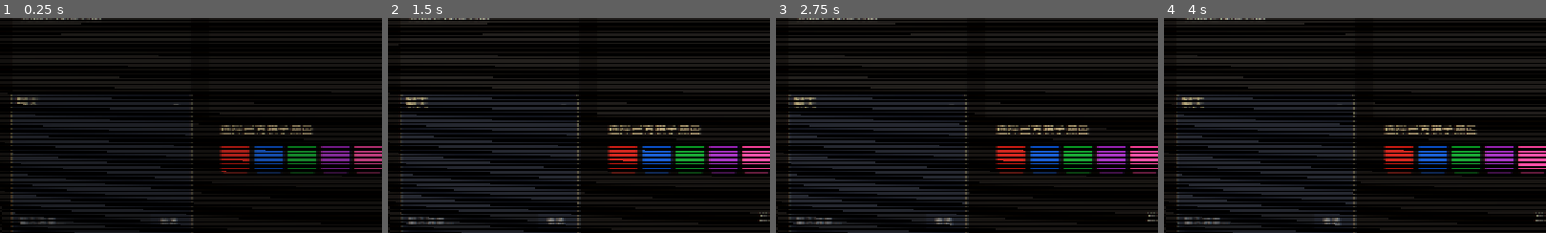
Above: before the commit, frames 1-4 (left to right).
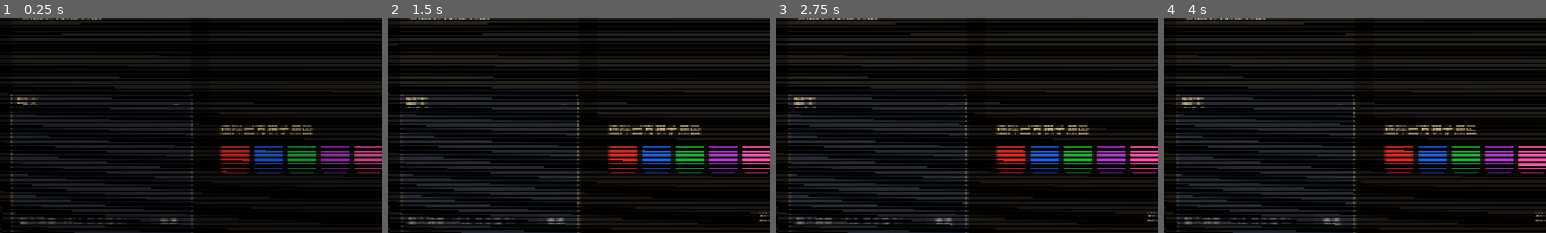
Above: after the commit, the same moments.

Repository: Lurongshika/ChessGame
Game: Godot game, scene res://scenes/lobby.tscn
Two runs of this game, one before a commit and one after it. Both use one fixed random seed, a clock stepped at 60 frames per second and the inputs below. This scene is started directly instead of the project's main scene.
Inputs (mouse positions are % of the whole screen's width and height, from its top left):
- Up to frame 1 (0.25 s): no input
- Up to frame 2 (1.5 s): click "发送" at 0.5 s; click (31, 76) at 1.27 s
- Up to frame 3 (2.75 s): click (35, 76) at 2.02 s
- Up to frame 4 (4 s): click (40, 76) at 2.77 s; click (44, 76) at 3.52 s
The pictures show only the part of the screen within x 0-50%, y 44-94%; the shares and areas given below are measured in that part.

The runs differ from the first frame. In frame 1, 0.1% of the frame differs, in the area x 16-32%, y 92-96%; in frame 2, 0.2%, in the area x 17-34%, y 92-96%; in frame 3, 0.2%; in frame 4, 0.2%.

Commit message:
聊天指令Tab自动补全+补全提示(命令/参数/状态,多候选循环填入完整指令)

Diff:
--- a/scripts/chat_panel.gd
+++ b/scripts/chat_panel.gd
@@ -1,5 +1,6 @@
 # 聊天面板:可拖动/折叠(复用 FloatingPanel 交互),消息列表 + 输入框 + 发送
-# 用法: setup(字体) → 添加到自己节点树;调用 add_message(谁, 文本) 显示本地消息
+# 用法: setup(字体, on_send) → 添加到自己节点树;调用 add_message(谁, 文本) 显示本地消息
+# on_tab(text) 由外部处理 Tab 自动补全,返回 {text: 补全后文本, hint: 提示列表} 或 null
 extends Panel
 
 const FloatingPanel := preload("res://scripts/floating_panel.gd")
@@ -9,13 +10,20 @@
 var msg_scroll: ScrollContainer
 var input: LineEdit
 var send_btn: Button
+var hint_label: Label
 var _font_ref: Font
 var _on_send: Callable
+var _on_tab: Callable
+var _tab_candidates: Array = []  # 当前候选列表(循环补全)
+var _tab_index := -1
+var _tab_base := ""              # 进入候选时的原始输入
+var _program_set := false         # 程序填入文本时跳过 text_changed 清理
 
-# on_send(text) 由外部处理网络发送
-func setup(font: Font, on_send: Callable) -> void:
+# on_send(text) 由外部处理网络发送;on_tab(text) 由外部处理 Tab 补全(可空)
+func setup(font: Font, on_send: Callable, on_tab: Callable = Callable()) -> void:
 	_font_ref = font
 	_on_send = on_send
+	_on_tab = on_tab
 	position = Vector2(20, 720 - 40 - 240)
 	size = Vector2(300, 240)
 	panel = FloatingPanel.new()
@@ -35,17 +43,27 @@
 	msg_box.add_theme_constant_override("separation", 3)
 	msg_scroll.add_child(msg_box)
 
+	# 补全提示行(小字,显示当前候选)
+	hint_label = Label.new()
+	hint_label.add_theme_font_override("font", font)
+	hint_label.add_theme_font_size_override("font_size", 12)
+	hint_label.add_theme_color_override("font_color", Color(0.55, 0.75, 1.0))
+	hint_label.text = ""
+	panel.content.add_child(hint_label)
+
 	# 输入行
 	var input_row := HBoxContainer.new()
 	input_row.add_theme_constant_override("separation", 4)
 	panel.content.add_child(input_row)
 	input = LineEdit.new()
-	input.placeholder_text = "输入消息..."
+	input.placeholder_text = "输入消息...(Tab 补全指令)"
 	input.add_theme_font_override("font", font)
 	input.add_theme_font_size_override("font_size", 14)
 	input.size_flags_horizontal = Control.SIZE_EXPAND_FILL
 	input.custom_minimum_size = Vector2(0, 32)
 	input.text_submitted.connect(func(_t: String): _send())
+	input.text_changed.connect(_on_text_changed)
+	input.gui_input.connect(_on_input)
 	input_row.add_child(input)
 	send_btn = Button.new()
 	send_btn.text = "发送"
@@ -57,11 +75,80 @@
 	input_row.add_child(send_btn)
 
 
+# 输入框按键:Tab 触发补全
+func _on_input(event: InputEvent) -> void:
+	if event is InputEventKey and event.pressed and event.keycode == KEY_TAB:
+		_tab_complete()
+		input.accept_event()
+
+
+func _tab_complete() -> void:
+	if not _on_tab.is_valid():
+		return
+	var cur := input.text
+	# 有候选集:若当前输入是原始输入 → 填入候选[0];若是当前候选 → 循环下一个
+	if _tab_candidates.size() > 0:
+		if cur == _tab_base:
+			_tab_index = 0
+			_set_input_text(_tab_candidates[0])
+			_set_hint(_tab_candidates)
+			return
+		if _tab_index >= 0 and cur == _tab_candidates[_tab_index]:
+			_tab_index = (_tab_index + 1) % _tab_candidates.size()
+			_set_input_text(_tab_candidates[_tab_index])
+			_set_hint(_tab_candidates)
+			return
+	var result = _on_tab.call(cur)
+	_tab_candidates = []
+	_tab_index = -1
+	_tab_base = cur
+	if result is Dictionary and result.has("text"):
+		var new_text := String(result["text"])
+		if new_text != cur:
+			_set_input_text(new_text)
+	# 多个候选:记录以便循环补全(候选文本从 hint 数组取)
+	var hint_val = result.get("hint", "") if result is Dictionary else ""
+	if hint_val is Array and hint_val.size() > 1:
+		_tab_candidates = hint_val.duplicate()
+		_tab_index = -1
+		_set_hint(_tab_candidates)
+	else:
+		_set_hint(hint_val)
+
+
+func _on_text_changed(_t: String) -> void:
+	# 用户手动编辑时清空候选;程序填入(补全)时保留候选以支持循环
+	if not _program_set:
+		_tab_candidates = []
+		_tab_index = -1
+
+
+func _set_input_text(text: String) -> void:
+	_program_set = true
+	input.text = text
+	input.caret_column = text.length()
+	_program_set = false
+
+
+func _set_hint(hint) -> void:
+	if hint_label == null:
+		return
+	if hint is Array and hint.is_empty():
+		hint_label.text = ""
+	elif hint is String and hint.is_empty():
+		hint_label.text = ""
+	elif hint is Array:
+		hint_label.text = "提示(Tab循环): " + "、 ".join(hint)
+	else:
+		hint_label.text = "提示: " + str(hint)
+
+
 func _send() -> void:
 	var text := input.text.strip_edges()
 	if text.is_empty():
 		return
 	input.text = ""
+	_set_hint("")
 	if _on_send.is_valid():
 		_on_send.call(text)
 
--- a/scripts/game.gd
+++ b/scripts/game.gd
@@ -329,7 +329,7 @@
 	# 联机对局聊天栏(左下角;本地模式不显示)
 	if Global.net_role != "local":
 		chat = ChatPanel.new()
-		chat.setup(_font(), _send_chat_game)
+		chat.setup(_font(), _send_chat_game, _chat_tab_complete)
 		ui.add_child(chat)
 
 	if four_mode:
@@ -1555,6 +1555,139 @@
 #   /charge 方 id 值  设置技能充能(皇后/死亡充能、星星蓄势等)
 #   /state 方 无敌|反制  该方所有棋子无敌/反制
 #   /state x y 隐身|显形  指定位置棋子隐身/显形
+# ==================== 聊天指令 Tab 补全 ====================
+# 返回 {text: 补全后的输入, hint: 候选提示字符串/数组}
+func _chat_tab_complete(text: String) -> Dictionary:
+	var t := text
+	var trimmed := t.strip_edges()
+	# 空输入或仅 "/":提示命令列表(字符串,不循环)
+	if trimmed.is_empty() or trimmed == "/":
+		return {"text": t, "hint": "/place x y 类型|null\n/skill 方 id on|off\n/charge 方 id 值\n/state 方 无敌|反制 | /state x y 隐身|显形"}
+	var parts := trimmed.split(" ", false)
+	if parts.is_empty():
+		return {"text": t, "hint": ""}
+	var cmd := String(parts[0]).to_lower()
+	# 命令名补全(输入 /pl 等前缀 → 补全命令)
+	if not parts[0].begins_with("/") or parts[0] == "/" or (parts.size() == 1 and not trimmed.ends_with(" ")):
+		var cmds := ["/place ", "/skill ", "/charge ", "/state "]
+		var matched: Array = []
+		for c in cmds:
+			if c.begins_with(parts[0]):
+				matched.append(c)
+		if matched.size() == 1:
+			return {"text": matched[0], "hint": ""}
+		if matched.size() > 1:
+			return {"text": t, "hint": matched}
+		return {"text": t, "hint": cmds}
+	# 参数补全
+	match cmd:
+		"/place":
+			# /place x y 类型|null(始终尝试补全最后一个参数)
+			if parts.size() >= 2 and parts.size() <= 4:
+				var piece_names := ["帅", "将", "仕", "士", "相", "象", "马", "车", "炮", "兵", "卒", "后", "null"]
+				var cur := parts[3] if parts.size() >= 4 else ""
+				var matched_pieces: Array = []
+				for p in piece_names:
+					if p.begins_with(cur):
+						matched_pieces.append("/place %s %s %s" % [parts[1], parts[2], p])
+				if matched_pieces.size() == 1:
+					return {"text": String(matched_pieces[0]), "hint": ""}
+				return {"text": t, "hint": matched_pieces if not matched_pieces.is_empty() else piece_names}
+			return {"text": t, "hint": ""}
+		"/skill":
+			if parts.size() <= 2:
+				var cur_side := parts[1] if parts.size() >= 2 else ""
+				var sides := ["红", "黑", "绿", "蓝"]
+				var matched_sides: Array = []
+				for s in sides:
+					if s.begins_with(cur_side):
+						matched_sides.append("/skill %s " % s)
+				if matched_sides.size() == 1:
+					return {"text": String(matched_sides[0]), "hint": ""}
+				return {"text": t, "hint": matched_sides if not matched_sides.is_empty() else sides}
+			if parts.size() <= 3:
+				var cur_id := parts[2] if parts.size() >= 3 else ""
+				var ids: Array = []
+				if not perks_data.is_empty():
+					for id in perks_data:
+						ids.append(String(id))
+				var matched_ids: Array = []
+				for id in ids:
+					if id.begins_with(cur_id):
+						matched_ids.append("/skill %s %s " % [parts[1], id])
+				if matched_ids.size() == 1:
+					return {"text": String(matched_ids[0]), "hint": ""}
+				return {"text": t, "hint": matched_ids if not matched_ids.is_empty() else ids}
+			# on/off
+			var cur_sw := parts[3] if parts.size() >= 4 else ""
+			var sw := ["on", "off"]
+			var matched_sw: Array = []
+			for s2 in sw:
+				if s2.begins_with(cur_sw):
+					matched_sw.append("/skill %s %s %s" % [parts[1], parts[2], s2])
+			if matched_sw.size() == 1:
+				return {"text": String(matched_sw[0]), "hint": ""}
+			return {"text": t, "hint": matched_sw if not matched_sw.is_empty() else sw}
+		"/charge":
+			if parts.size() <= 2:
+				var cur_side2 := parts[1] if parts.size() >= 2 else ""
+				var sides2 := ["红", "黑", "绿", "蓝"]
+				var matched_sides2: Array = []
+				for s in sides2:
+					if s.begins_with(cur_side2):
+						matched_sides2.append(s)
+				if matched_sides2.size() == 1:
+					return {"text": "/charge %s " % matched_sides2[0], "hint": ""}
+				return {"text": t, "hint": matched_sides2 if not matched_sides2.is_empty() else sides2}
+			if parts.size() <= 3:
+				var cur_cid := parts[2] if parts.size() >= 3 else ""
+				var cids := ["huanghou", "huanghou2", "siwang", "siwang2", "xingxing2"]
+				var matched_cids: Array = []
+				for c in cids:
+					if c.begins_with(cur_cid):
+						matched_cids.append("/charge %s %s " % [parts[1], c])
+				if matched_cids.size() == 1:
+					return {"text": String(matched_cids[0]), "hint": ""}
+				return {"text": t, "hint": matched_cids if not matched_cids.is_empty() else cids}
+			return {"text": t, "hint": "值(0-3)"}
+		"/state":
+			# 坐标形式 /state x y 状态:parts[1] 是数字
+			var state_is_xy: bool = parts.size() >= 2 and parts[1].is_valid_int()
+			if state_is_xy:
+				# 补状态名(隐身/显形)
+				var st_all2 := ["隐身", "显形"]
+				var cur4 := parts[3] if parts.size() >= 4 else ""
+				var matched_st3: Array = []
+				for s5 in st_all2:
+					if s5.begins_with(cur4):
+						matched_st3.append("/state %s %s %s" % [parts[1], parts[2], s5])
+				if matched_st3.size() == 1:
+					return {"text": String(matched_st3[0]), "hint": ""}
+				return {"text": t, "hint": matched_st3 if not matched_st3.is_empty() else st_all2}
+			# 方形式:补方名
+			if parts.size() <= 2:
+				var cur2 := parts[1] if parts.size() >= 2 else ""
+				var sides3 := ["红", "黑", "绿", "蓝"]
+				var matched_sides3: Array = []
+				for s in sides3:
+					if s.begins_with(cur2):
+						matched_sides3.append("/state %s " % s)
+				if matched_sides3.size() == 1:
+					return {"text": String(matched_sides3[0]), "hint": ""}
+				return {"text": t, "hint": matched_sides3 if not matched_sides3.is_empty() else sides3}
+			# 补状态名(无敌/反制)
+			var cur3 := parts[2] if parts.size() >= 3 else ""
+			var st_all := ["无敌", "反制"]
+			var matched_st2: Array = []
+			for s4 in st_all:
+				if s4.begins_with(cur3):
+					matched_st2.append("/state %s %s" % [parts[1], s4])
+			if matched_st2.size() == 1:
+				return {"text": String(matched_st2[0]), "hint": ""}
+			return {"text": t, "hint": matched_st2 if not matched_st2.is_empty() else st_all}
+	return {"text": t, "hint": ""}
+
+
 func _try_exec_command(text: String) -> bool:
 	var t := text.strip_edges()
 	if not t.begins_with("/"):
--- a/tests/test_net_sync.gd
+++ b/tests/test_net_sync.gd
@@ -581,11 +581,39 @@
 	_check(scene.board[5][5] != null and scene.board[5][5]["type"] == R.Type.CANNON, "指令(四人):place 放置炮")
 	scene.four_mode = false
 
+	await _test_tab_completion()
+
 	if _failures == 0:
 		print("== NET SYNC OK ==")
 	else:
 		printerr("== %d NET SYNC CHECK(S) FAILED ==" % _failures)
 	quit(0 if _failures == 0 else 1)
+
+
+# ==================== Tab 补全测试 ====================
+func _test_tab_completion() -> void:
+	var scene = load("res://scenes/game.tscn").instantiate()
+	root.add_child(scene)
+	await process_frame
+	scene.perks_data = {"yuzhe": {"name": "愚者"}, "huanghou": {"name": "皇后"}}
+	# 空输入:字符串提示
+	var r0 = scene._chat_tab_complete("")
+	_check(r0.get("hint", "") is String, "Tab:空输入返回字符串提示")
+	# 命令名补全
+	_check(scene._chat_tab_complete("/pl").get("text", "") == "/place ", "Tab:/pl 补全为 /place ")
+	# place 单候选
+	_check(scene._chat_tab_complete("/place 3 7 马").get("text", "") == "/place 3 7 马", "Tab:/place 补全棋子类型")
+	_check(scene._chat_tab_complete("/place 3 7 n").get("text", "") == "/place 3 7 null", "Tab:/place null 补全")
+	# skill 多候选(完整指令)
+	var rs = scene._chat_tab_complete("/skill 红 yu")
+	_check(rs.get("text", "") == "/skill 红 yuzhe ", "Tab:/skill 唯一候选直接补全")
+	# charge 多候选(循环列表)
+	var rc = scene._chat_tab_complete("/charge 黑 hua")
+	var cands: Array = rc.get("hint", [])
+	_check(cands.size() == 2 and String(cands[0]).begins_with("/charge 黑 huanghou"), "Tab:/charge 多候选含完整指令")
+	# state
+	_check(scene._chat_tab_complete("/state 红 无").get("text", "") == "/state 红 无敌", "Tab:/state 补全状态")
+	_check(scene._chat_tab_complete("/state 2 6 隐").get("text", "") == "/state 2 6 隐身", "Tab:/state 坐标补全隐身")
 
 
 func _check(cond: bool, name: String) -> void:
